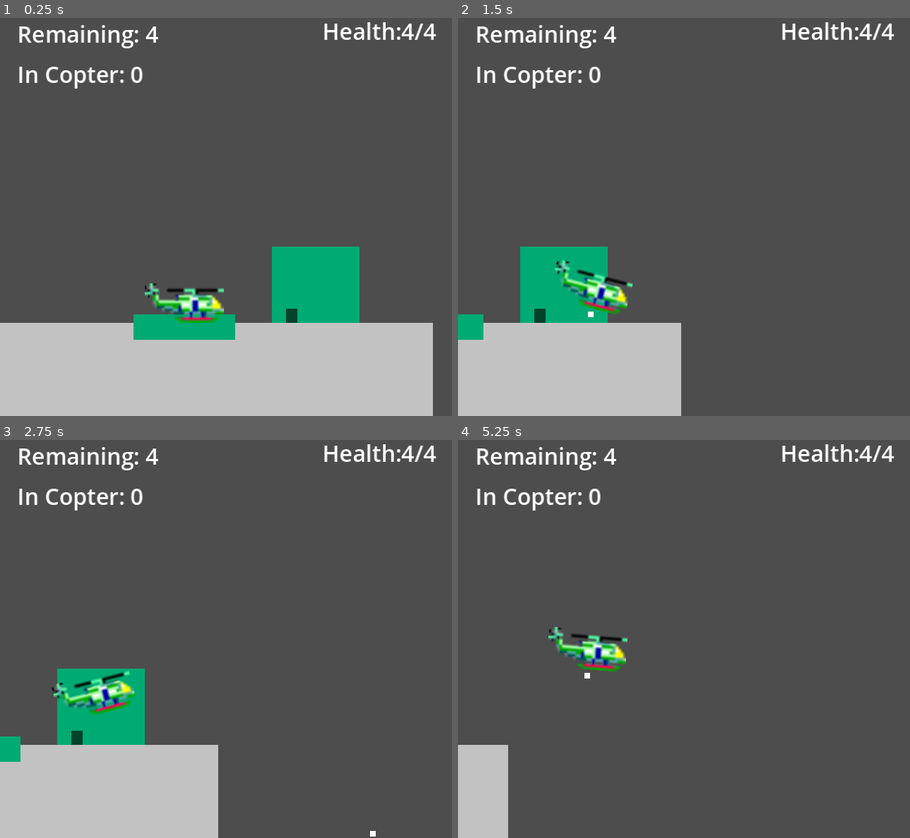
Above: before the commit, frames 1-4 (two rows, left to right).
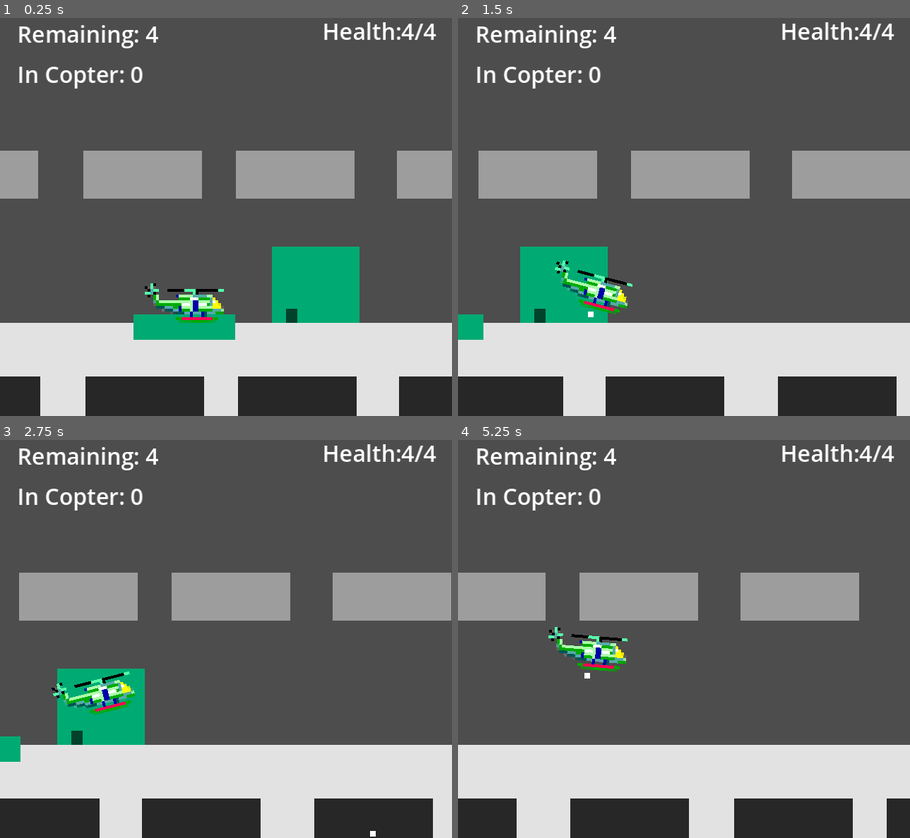
Above: after the commit, the same moments.

Repository: scottpetrovic/godot-choplifter-clone
Game: Godot game, scene res://Scenes/InGame.tscn
The game is run twice, just before and just after one commit, with the same random seed, the same clock (stepped at 60 frames per second) and the same inputs. The engine's default icon, where the game draws it, is replaced by a stand-in: a white triangle on a blue panel in a dark square.
Inputs:
- Up to frame 1 (0.25 s): no input
- Up to frame 2 (1.5 s): hold Right (ui_right) from 0.53 s (still down); tap Space (shoot) at 0.6, 1.35 s; tap Up (ui_up) at 0.77 s
- Up to frame 3 (2.75 s): tap Up (ui_up) at 1.52 s; release Right (ui_right) at 2.03 s; hold Left (ui_left) from 2.03 s (still down); tap Space (shoot) at 2.1 s
- Up to frame 4 (5.25 s): release Left (ui_left) at 2.78 s; hold Right (ui_right) 2.78-4.28 s; tap Space (shoot) every 0.75 s from 2.85 to 5.1 s; tap Up (ui_up) at 3.02, 3.77, 4.52 s; hold Left (ui_left) 4.28-5.03 s; hold Right (ui_right) from 5.03 s (still down)

The runs differ from the first frame. In frame 1, 32% of the frame differs, in the area x 0-100%, y 33-100%; in frame 2, 33%; in frame 3, 33%; in frame 4, 33%.

Commit message:
Changed background art assets to use parallax scrolling

Diff:
--- a/Scenes/InGame.tscn
+++ b/Scenes/InGame.tscn
@@ -32,12 +32,6 @@
 [node name="Ground" type="StaticBody2D" parent="."]
 position = Vector2(-19, 111)
 
-[node name="ColorRect" type="ColorRect" parent="Ground"]
-offset_left = -105.0
-offset_right = 427.0
-offset_bottom = 35.0
-color = Color(0.762404, 0.762404, 0.762404, 1)
-
 [node name="CollisionShape2D" type="CollisionShape2D" parent="Ground"]
 position = Vector2(161.25, 11.5)
 shape = SubResource("RectangleShape2D_gf4po")
@@ -59,6 +53,7 @@
 shape = SubResource("RectangleShape2D_wgnhy")
 
 [node name="Sprite" type="Sprite2D" parent="Helicopter_Player"]
+texture_filter = 1
 texture = ExtResource("2_4bt8x")
 script = ExtResource("3_0c4em")
 
@@ -106,3 +101,79 @@
 
 [node name="BasicAAEnemy" parent="." instance=ExtResource("12_gu644")]
 position = Vector2(184, 109)
+
+[node name="ParallaxBackground" type="ParallaxBackground" parent="."]
+
+[node name="ParallaxLayerBG" type="ParallaxLayer" parent="ParallaxBackground"]
+motion_scale = Vector2(0.3, 0.3)
+motion_mirroring = Vector2(230, 0)
+
+[node name="ColorRect" type="ColorRect" parent="ParallaxBackground/ParallaxLayerBG"]
+offset_left = -13.0
+offset_top = 50.0
+offset_right = 29.0
+offset_bottom = 67.0
+color = Color(0.61339, 0.61339, 0.61339, 1)
+
+[node name="ColorRect2" type="ColorRect" parent="ParallaxBackground/ParallaxLayerBG"]
+offset_left = 48.0
+offset_top = 50.0
+offset_right = 90.0
+offset_bottom = 67.0
+color = Color(0.61339, 0.61339, 0.61339, 1)
+
+[node name="ColorRect3" type="ColorRect" parent="ParallaxBackground/ParallaxLayerBG"]
+offset_left = 106.0
+offset_top = 50.0
+offset_right = 148.0
+offset_bottom = 67.0
+color = Color(0.61339, 0.61339, 0.61339, 1)
+
+[node name="ColorRect4" type="ColorRect" parent="ParallaxBackground/ParallaxLayerBG"]
+offset_left = 160.0
+offset_top = 50.0
+offset_right = 202.0
+offset_bottom = 67.0
+color = Color(0.61339, 0.61339, 0.61339, 1)
+
+[node name="ParallaxGround" type="Parallax2D" parent="ParallaxBackground"]
+
+[node name="ColorRect" type="ColorRect" parent="ParallaxBackground/ParallaxGround"]
+offset_left = -124.0
+offset_top = 111.0
+offset_right = 408.0
+offset_bottom = 146.0
+color = Color(0.886262, 0.886262, 0.886261, 1)
+
+[node name="ParallaxLayerFG" type="ParallaxLayer" parent="ParallaxBackground"]
+position = Vector2(0, 80)
+motion_scale = Vector2(1.2, 1.2)
+motion_mirroring = Vector2(230, 0)
+
+[node name="ColorRect" type="ColorRect" parent="ParallaxBackground/ParallaxLayerFG"]
+offset_left = -13.0
+offset_top = 50.0
+offset_right = 29.0
+offset_bottom = 67.0
+color = Color(0.154876, 0.154876, 0.154876, 1)
+
+[node name="ColorRect2" type="ColorRect" parent="ParallaxBackground/ParallaxLayerFG"]
+offset_left = 48.0
+offset_top = 50.0
+offset_right = 90.0
+offset_bottom = 67.0
+color = Color(0.154876, 0.154876, 0.154876, 1)
+
+[node name="ColorRect3" type="ColorRect" parent="ParallaxBackground/ParallaxLayerFG"]
+offset_left = 106.0
+offset_top = 50.0
+offset_right = 148.0
+offset_bottom = 67.0
+color = Color(0.154876, 0.154876, 0.154876, 1)
+
+[node name="ColorRect4" type="ColorRect" parent="ParallaxBackground/ParallaxLayerFG"]
+offset_left = 160.0
+offset_top = 50.0
+offset_right = 202.0
+offset_bottom = 67.0
+color = Color(0.154876, 0.154876, 0.154876, 1)
